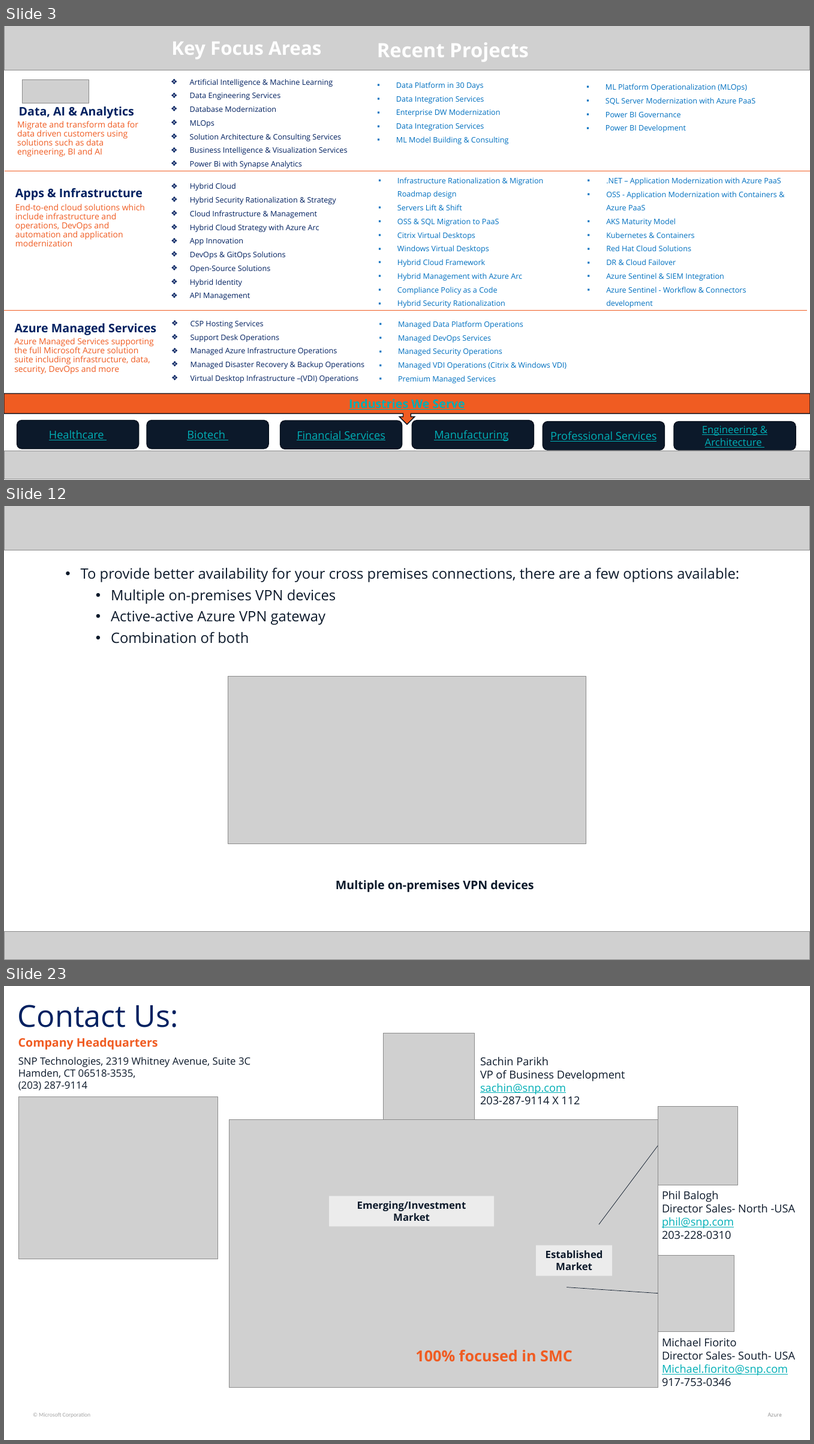
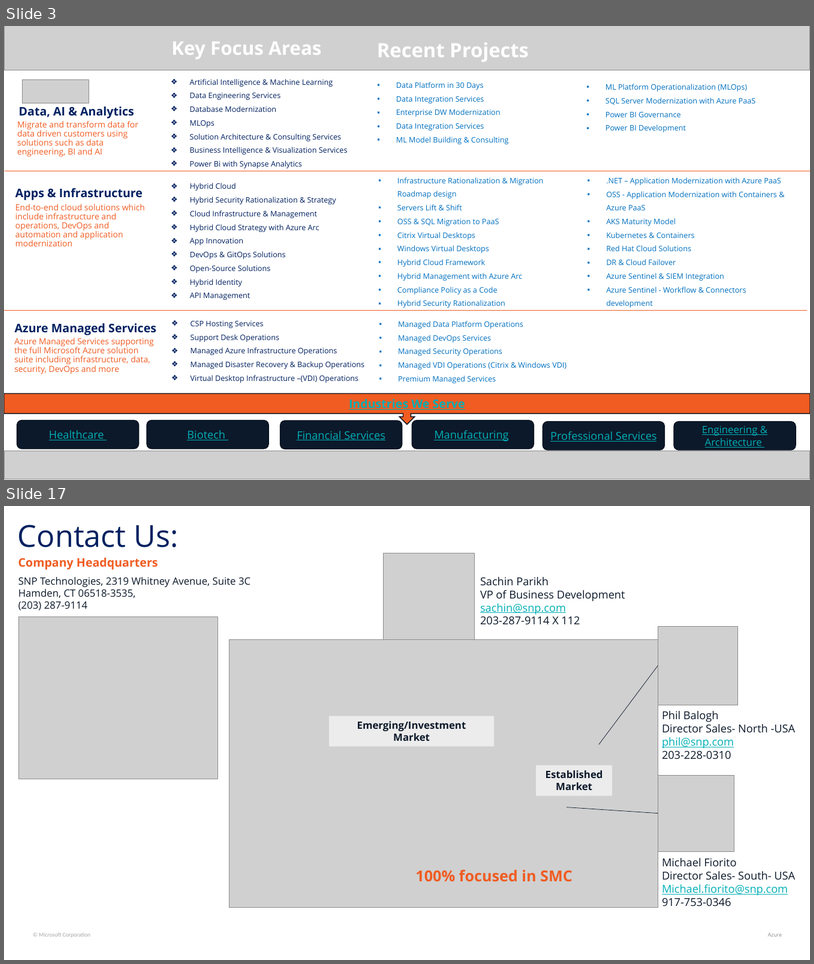
Before and after one commit to Dathasai1234/Personal-Notes, a slide deck: Archive/Presentations/Presentation-2/Virtual Network Gateways.pptx. Shown one above the other, each under a label of ours: slides 3, 12 and 23 before the commit, slides 3 and 17 after it; the slides between them are not shown. The pictures are 814x1444 and 814x964 pixels, drawn with LibreOffice and Linux fonts; fonts in the diff are those of the drawing; grey boxes stand for pictures. Boxes give left, top, right and bottom in pixels: in the first picture for what was removed or moved away, otherwise in the second. Text is boxed around its words. In the diff, an @@ line names an element or a change of style, - is before the commit and + after.

Commit message:
vault backup: Saturday, 22-06-2024, 10:44 pm
Affected files:
Archive/Presentations/Presentation-2/Virtual Network Gateways.pptx
Security/Sentinel/Logging to Sentinel.md
Security/Sentinel/Presentation - Sentinel Deployment.md
Security/Sentinel/Sentinel - Plural Sight.docx
Security/Sentinel/Sentinel.docx

```diff
--- a/Archive/Presentations/Presentation-2/Virtual Network Gateways.pptx
+++ b/Archive/Presentations/Presentation-2/Virtual Network Gateways.pptx
@@ slide 12 removed at (4, 506, 810, 960), background #FFFFFF @@
@@ picture removed at (4, 506, 810, 550) @@
@@ text removed at (81, 567, 740, 643) @@
-• To provide better availability for your cross premises connections, there are a few options available:
-  • Multiple on-premises VPN devices
-  • Active-active Azure VPN gateway
-  • Combination of both
@@ picture removed at (228, 676, 587, 844) @@
@@ text removed at (336, 880, 534, 892) @@
-Multiple on-premises VPN devices
@@ picture removed at (4, 931, 810, 960) @@
@@ what was slide 23 is now slide 17 @@
```
Also in this commit, not shown: 1 slide changed, 12 slides added, 17 other slides removed, 4 other files.
